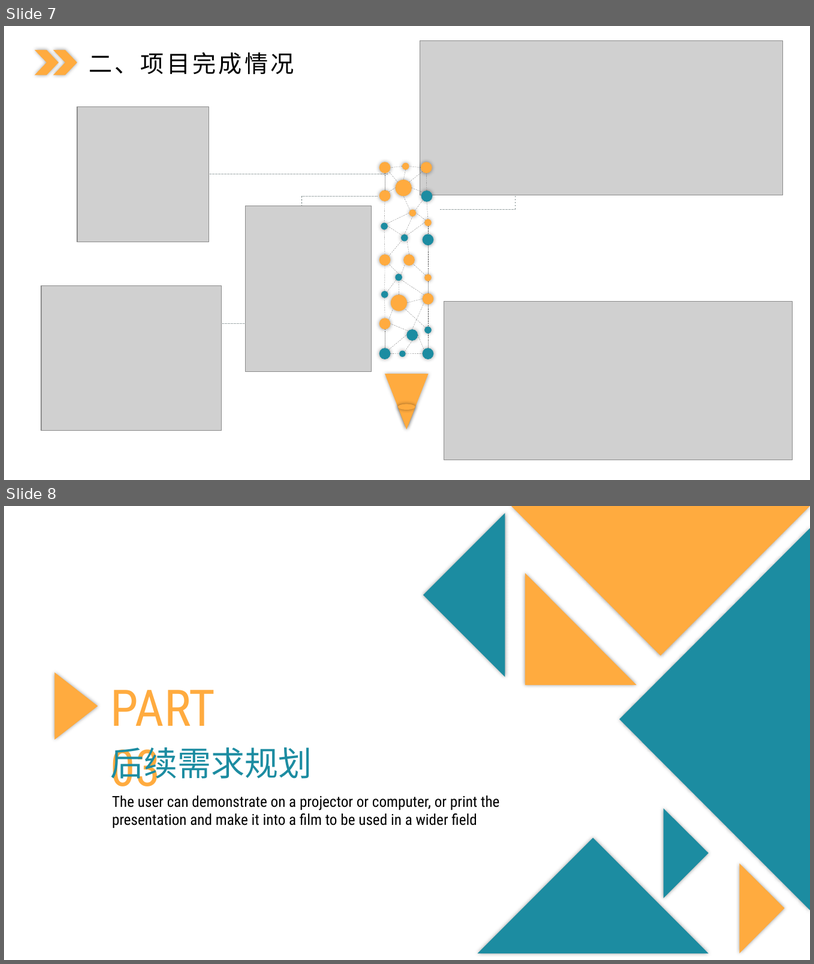
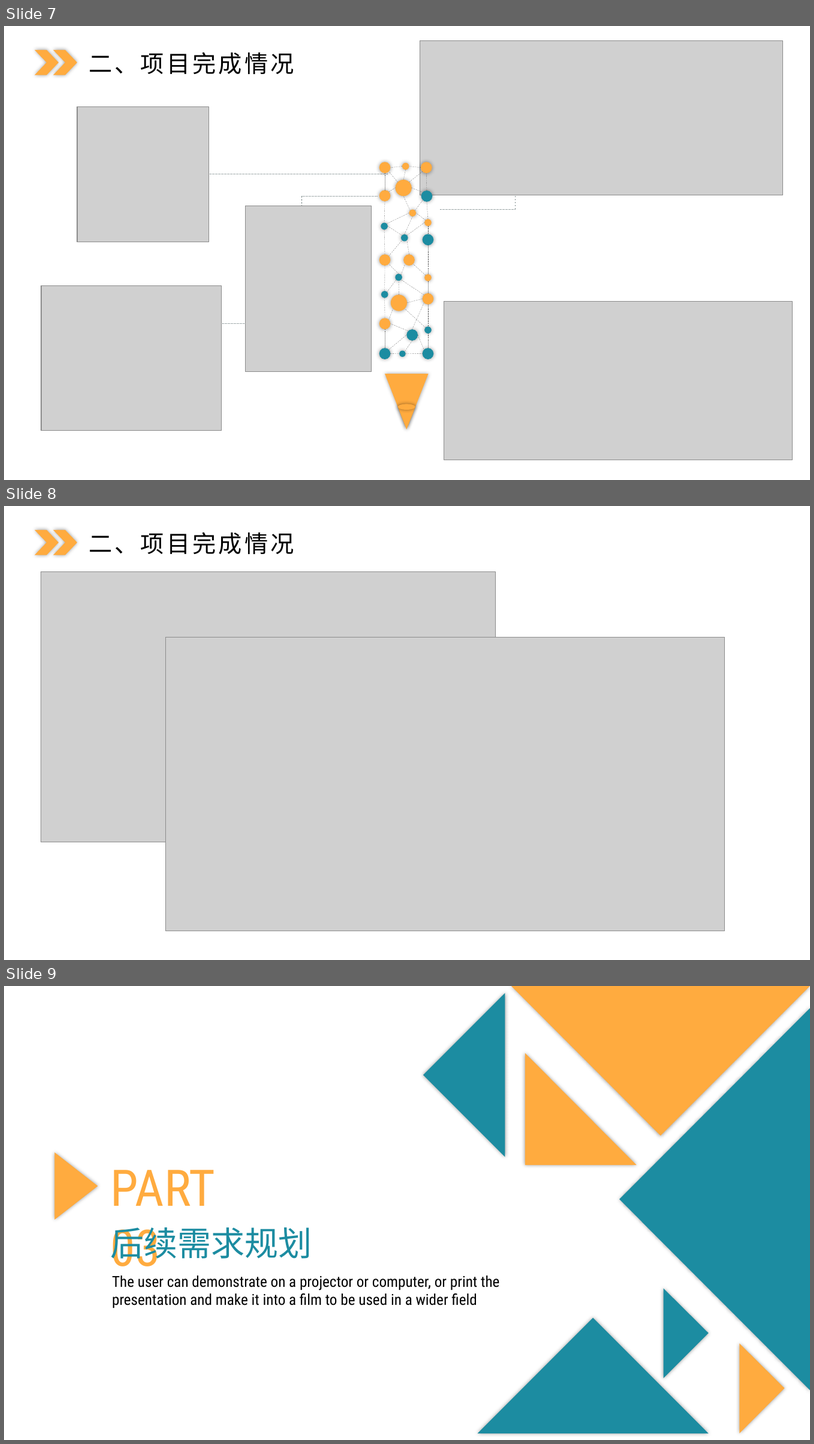
Before and after one commit to yy207/myshop, a slide deck: MyShop/MyShop.pptx. Shown one above the other, each under a label of ours: slides 7 and 8 before the commit, slides 7, 8 and 9 after it. The pictures are 814x964 and 814x1444 pixels, drawn with LibreOffice and Linux fonts; fonts in the diff are those of the drawing; grey boxes stand for pictures. Boxes give left, top, right and bottom in pixels: in the first picture for what was removed or moved away, otherwise in the second. Text is boxed around its words. In the diff, an @@ line names an element or a change of style, - is before the commit and + after.

```diff
--- a/MyShop/MyShop.pptx
+++ b/MyShop/MyShop.pptx
@@ slide 8 added at (4, 506, 810, 960), background #FFFFFF @@
@@ chevron added at (35, 530, 59, 555), fill #FFAB3F @@
@@ chevron added at (54, 530, 78, 555), fill #FFAB3F @@
@@ text added at (89, 532, 294, 554), 28 pt, text #000000 @@
+二、项目完成情况
@@ picture added at (41, 572, 496, 843) @@
@@ picture added at (165, 637, 725, 931) @@
@@ what was slide 8 is now slide 9 @@
```
Also in this commit, not shown: 42 other files.
